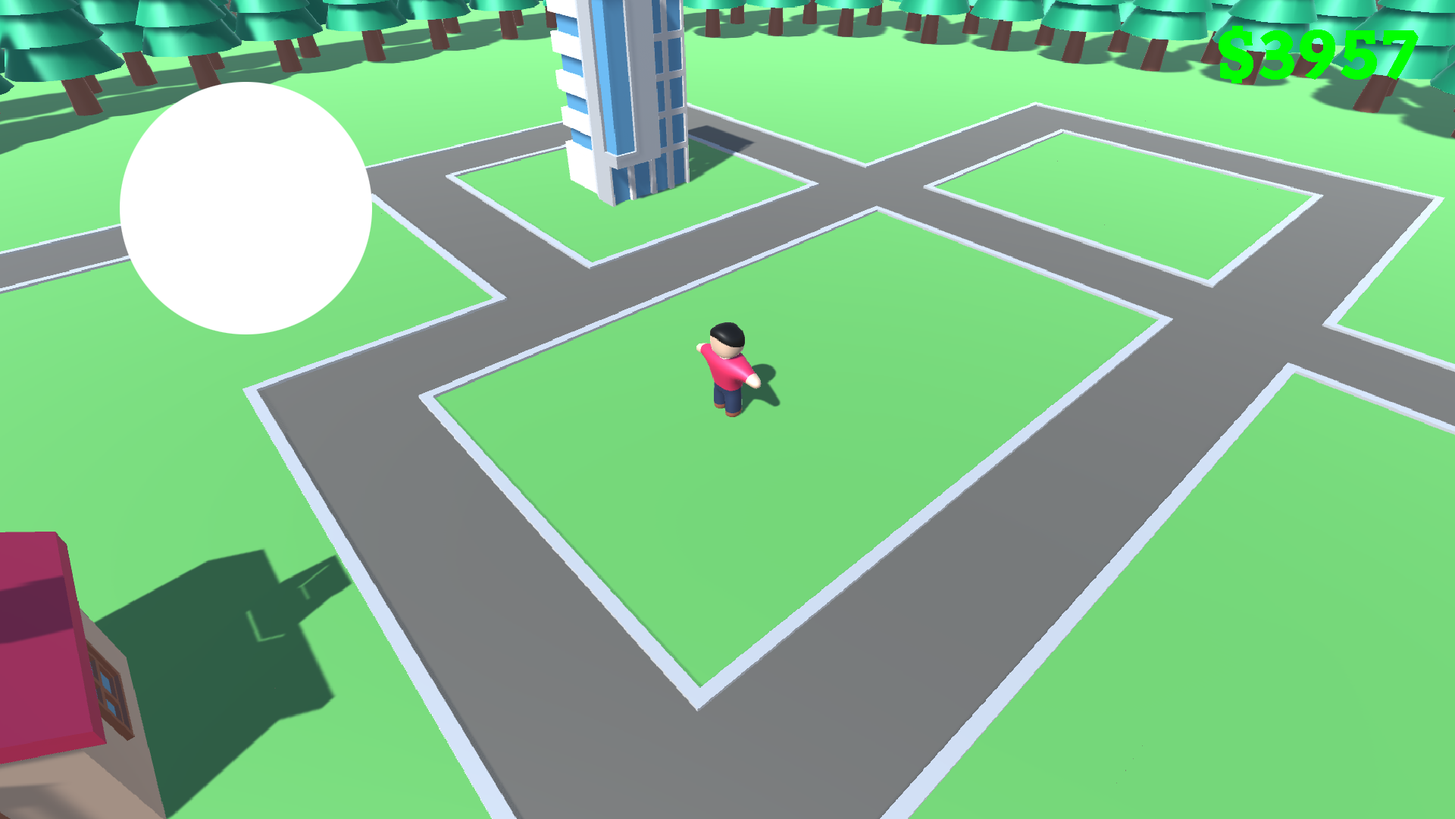
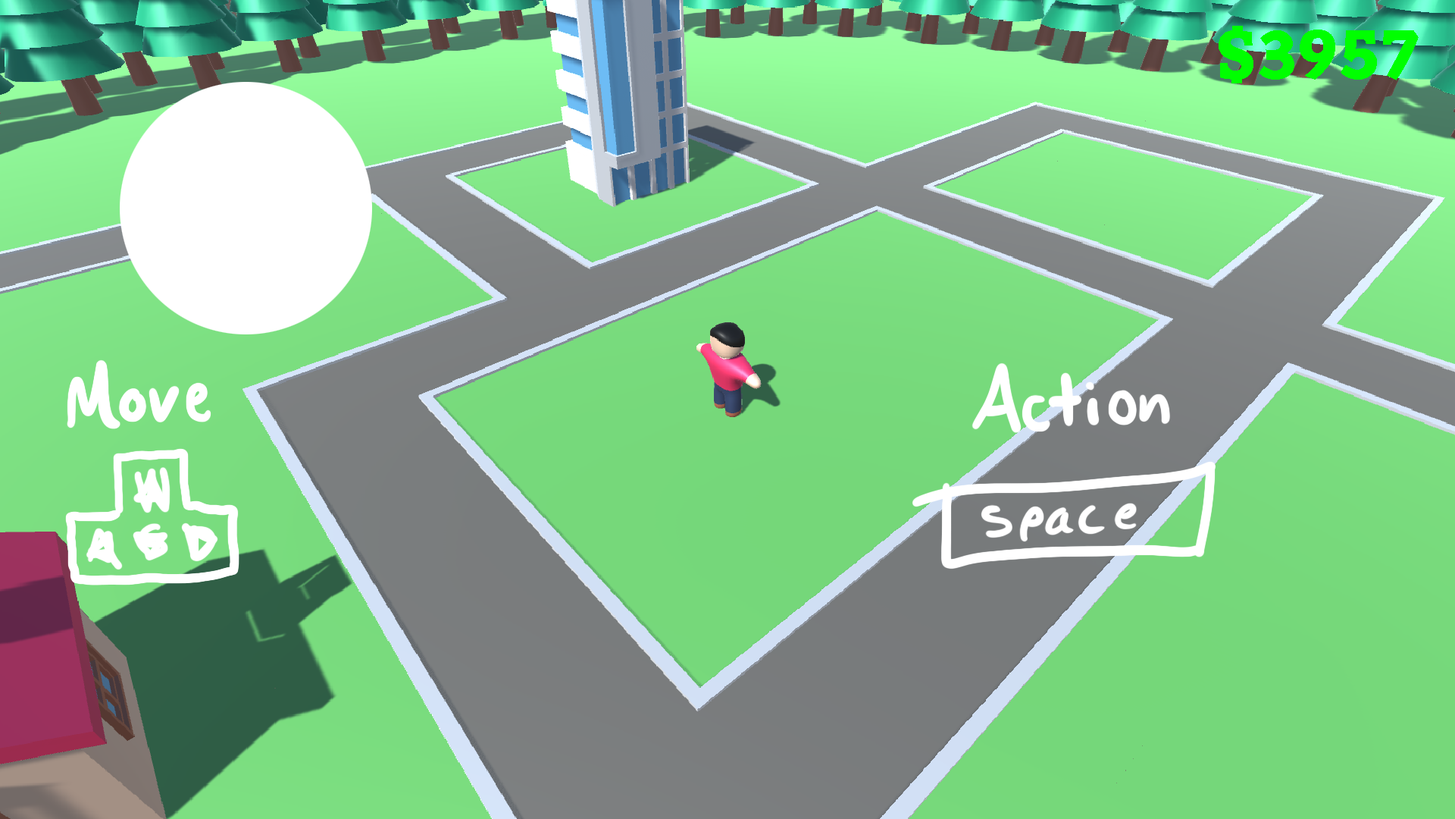
Layers edited between the first and the second 1455 x 819 image:
added layer "Tut_3.png" above "Tut_2.png" over bbox(911, 362, 1217, 570)
added layer "Tut_2.png" above "Tut_1.png" over bbox(65, 359, 240, 586)
added layer "Tut_1.png" above "circle.png" over bbox(65, 359, 240, 586)
